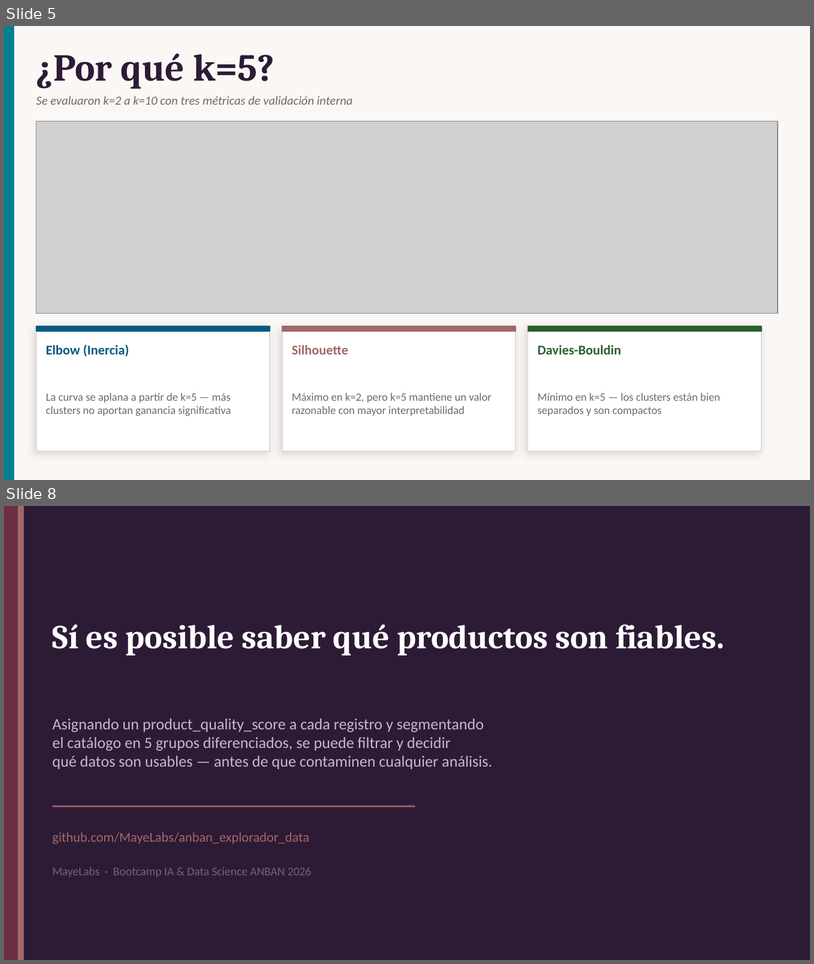
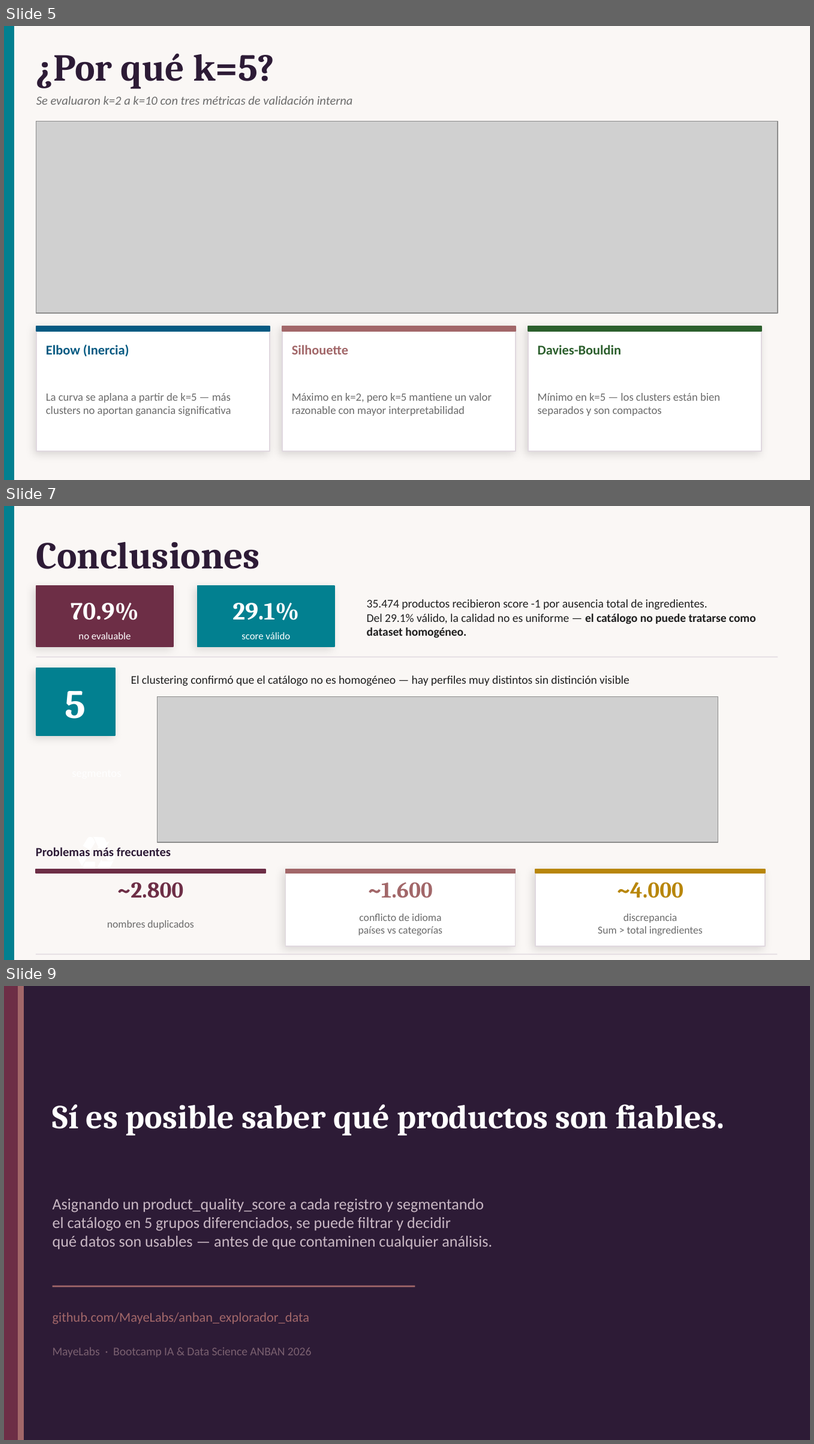
Before and after one commit to MayeLabs/anban_explorador_data, a slide deck: DataQuality_OpenBeautyFacts.pptx. Shown one above the other, each under a label of ours: slides 5 and 8 before the commit, slides 5, 7 and 9 after it; the slides between them are not shown. The pictures are 814x964 and 814x1444 pixels, drawn with LibreOffice and Linux fonts; fonts in the diff are those of the drawing; grey boxes stand for pictures. Boxes give left, top, right and bottom in pixels: in the first picture for what was removed or moved away, otherwise in the second. Text is boxed around its words. In the diff, an @@ line names an element or a change of style, - is before the commit and + after.

Commit message:
Conclusiones

```diff
--- a/DataQuality_OpenBeautyFacts.pptx
+++ b/DataQuality_OpenBeautyFacts.pptx
@@ slide 7 added at (4, 506, 810, 960), background #FAF7F5 @@
@@ rectangle added at (4, 506, 14, 959), fill #028090, outline #028090 1 pt @@
@@ text added at (36, 542, 260, 569), 34 pt, text #2D1B36, bold @@
+Conclusiones
@@ rectangle added at (36, 586, 173, 646), fill #6D2E46, outline #6D2E46 1 pt @@
@@ rectangle added at (198, 586, 335, 646), fill #028090, outline #028090 1 pt @@
@@ text added at (71, 603, 138, 620), 22 pt, text #FFFFFF, bold @@
+70.9%
@@ text added at (233, 603, 299, 620), 22 pt, text #FFFFFF, bold @@
+29.1%
@@ text added at (367, 599, 756, 638), 10.5 pt, text #1E1E1E @@
+35.474 productos recibieron score -1 por ausencia total de ingredientes.
+Del 29.1% válido, la calidad no es uniforme — el catálogo no puede tratarse como dataset homogéneo.
@@ text added at (78, 632, 131, 639), 9 pt, text #FFFFFF @@
+no evaluable
@@ text added at (242, 632, 290, 639), 9 pt, text #FFFFFF @@
+score válido
@@ line added from (36, 657) to (778, 657), #E0D8DF 0.8 pt @@
@@ rectangle added at (36, 668, 115, 735), fill #028090, outline #028090 1 pt @@
@@ text added at (131, 675, 630, 686), 10.5 pt, text #1E1E1E @@
+El clustering confirmó que el catálogo no es homogéneo — hay perfiles muy distintos sin distinción visible
@@ text added at (65, 691, 86, 718), 36 pt, text #FFFFFF, bold @@
+5
@@ picture added at (157, 696, 719, 842) @@
@@ text added at (36, 816, 157, 874), 36 pt, text #FFFFFF, bold @@
+♻️
@@ text added at (36, 847, 171, 856), 11 pt, text #2D1B36, bold @@
+Problemas más frecuentes
@@ rectangle added at (35, 869, 265, 872), fill #6D2E46, outline #6D2E46 1 pt @@
@@ text added at (117, 882, 183, 898), 20 pt, text #6D2E46, bold @@
+~2.800
@@ rectangle added at (285, 869, 515, 945), fill #FFFFFF, outline #E0D8DF 1 pt @@
@@ rectangle added at (285, 869, 515, 872), fill #A26769, outline #A26769 1 pt @@
@@ text added at (368, 882, 433, 897), 20 pt, text #A26769, bold @@
+~1.600
@@ rectangle added at (536, 869, 765, 945), fill #FFFFFF, outline #E0D8DF 1 pt @@
@@ rectangle added at (536, 869, 765, 872), fill #B8860B, outline #B8860B 1 pt @@
@@ text added at (617, 882, 684, 898), 20 pt, text #B8860B, bold @@
+~4.000
@@ text added at (107, 919, 194, 929), 9.5 pt, text #6B6B6B @@
+nombres duplicados
@@ text added at (359, 913, 443, 935), 9.5 pt, text #6B6B6B @@
+conflicto de idioma
+países vs categorías
@@ text added at (598, 913, 703, 935), 9.5 pt, text #6B6B6B @@
+discrepancia
+Sum > total ingredientes
@@ line added from (35, 954) to (777, 954), #E0D8DF 0.8 pt @@
@@ what was slide 8 is now slide 9 @@
```
Also in this commit, not shown: 2 slides changed.
